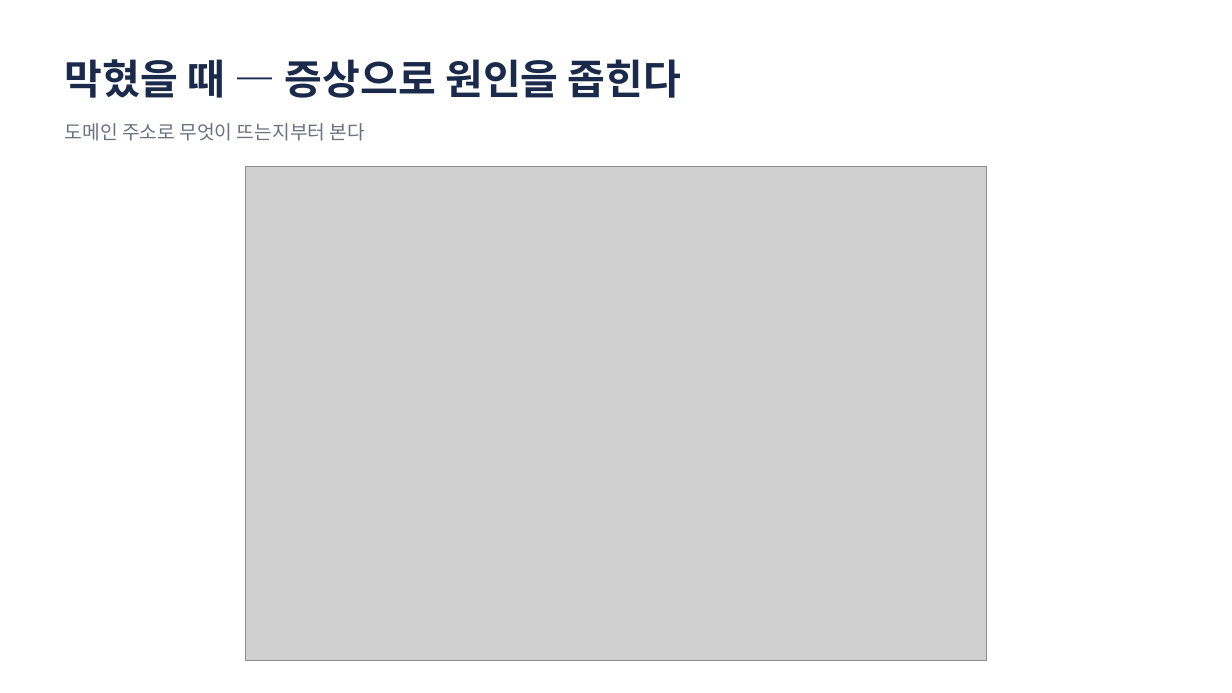
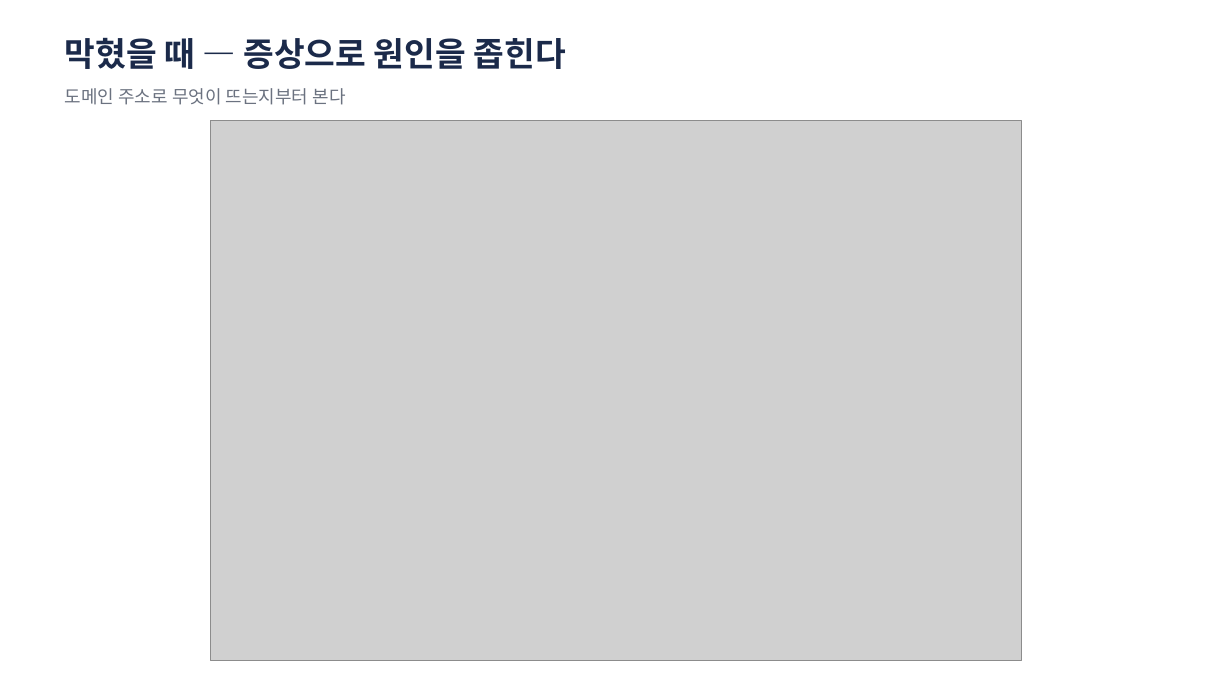
Before and after one commit to jungaistar/lms, a slide deck: slide 24 of docs/lecture/pages-domain/GitHub-Pages-도메인연결-강의슬라이드.pptx (slide 16 before the commit). Drawn at 1232x693 pixels with LibreOffice and Linux fonts; fonts in the diff are those of the drawing; grey boxes stand for pictures. Boxes give left, top, right and bottom in pixels: in the first picture for what was removed or moved away, otherwise in the second. Text is boxed around its words. In the diff, an @@ line names an element or a change of style, - is before the commit and + after.

```diff
--- a/docs/lecture/pages-domain/GitHub-Pages-도메인연결-강의슬라이드.pptx
+++ b/docs/lecture/pages-domain/GitHub-Pages-도메인연결-강의슬라이드.pptx
@@ text "막혔을 때 — 증상으로 원인을 ..." moved from (x1=65, y1=59, x2=681, y2=98) to (x1=65, y1=37, x2=566, y2=69) @@
@@ text "막혔을 때 — 증상으로 원인을 ..." at (x1=65, y1=37, x2=566, y2=69): size 32 to 26 pt @@
@@ text "도메인 주소로 무엇이 뜨는지부터 본다" moved from (x1=65, y1=123, x2=365, y2=141) to (x1=65, y1=88, x2=346, y2=105) @@
@@ text "도메인 주소로 무엇이 뜨는지부터 본다" at (x1=65, y1=88, x2=346, y2=105): size 15 to 14 pt @@
@@ picture resized from (x1=245, y1=166, x2=987, y2=661) to (x1=211, y1=120, x2=1022, y2=661) @@
```
Also in this commit, not shown: 13 other slides changed, 13 slides added, 6 slides removed, 50 other files.
